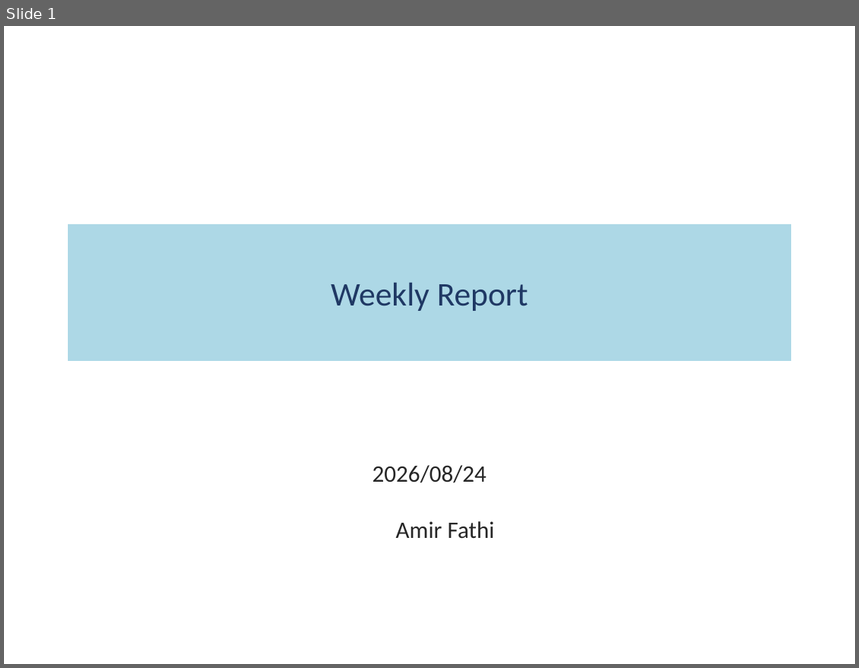
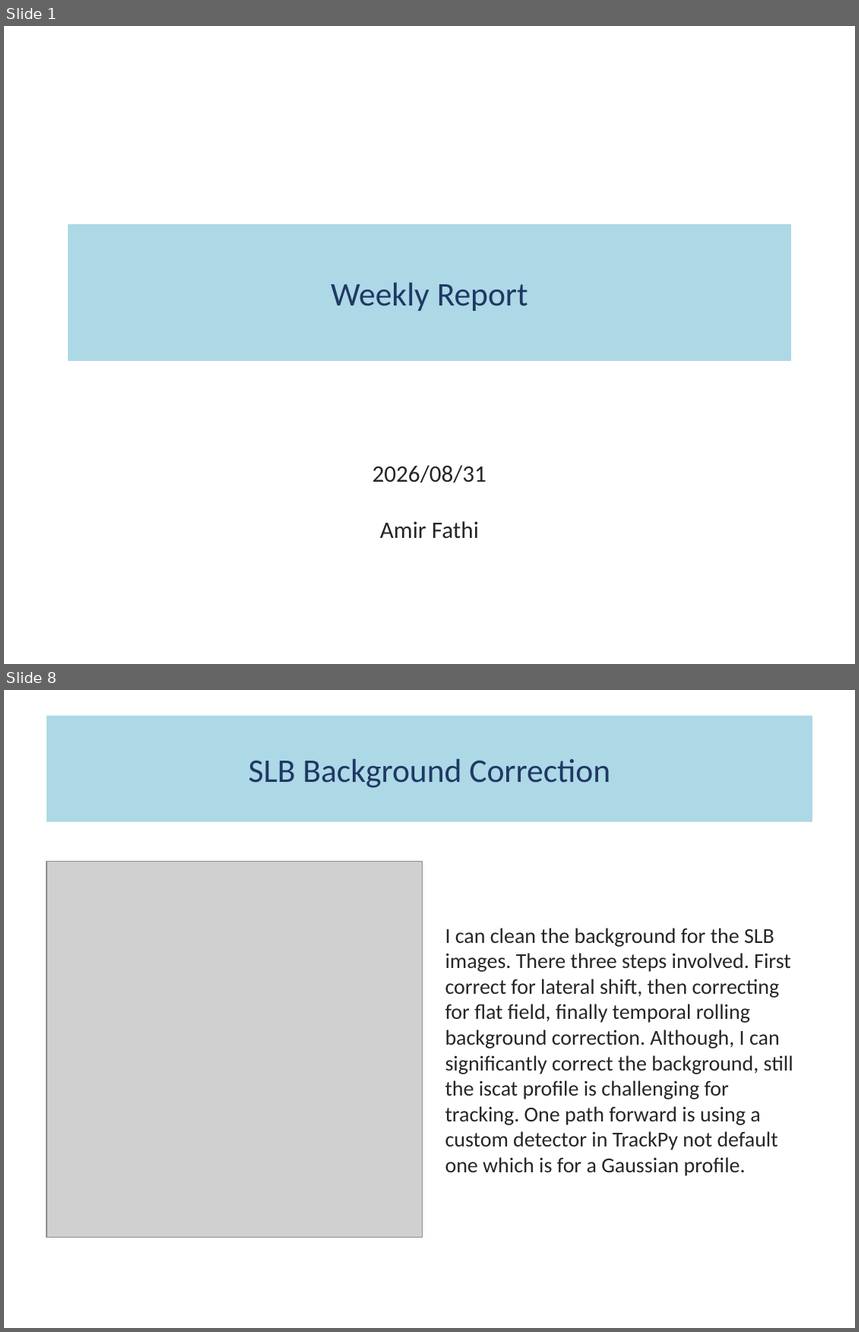
Before and after one commit to fathi0amir/ppt-with-quarto, a slide deck: main.pptx. Shown one above the other, each under a label of ours: slide 1 before the commit, slides 1 and 8 after it; the slides between them are not shown. The pictures are 859x668 and 859x1332 pixels, drawn with LibreOffice and Linux fonts; fonts in the diff are those of the drawing; grey boxes stand for pictures. Boxes give left, top, right and bottom in pixels: in the first picture for what was removed or moved away, otherwise in the second. Text is boxed around its words. In the diff, an @@ line names an element or a change of style, - is before the commit and + after.

```diff
--- a/main.pptx
+++ b/main.pptx
@@ slide 8 added at box(4, 690, 855, 1328), background #FFFFFF @@
@@ title added at box(47, 716, 813, 822), fill #ADD8E6, 28 pt, text #1F3864 @@
+SLB Background Correction
@@ picture added at box(47, 861, 423, 1237) @@
@@ text added at box(446, 928, 794, 1176), 18 pt, text #262626 @@
+I can clean the background for the SLB images. There three steps involved. First correct for lateral shift, then correcting for flat field, finally temporal rolling background correction. Although, I can significantly correct the background, still the iscat profile is challenging for tracking. One path forward is using a custom detector in TrackPy not default one which is for a Gaussian profile.
@@ slide 1 changed as well @@
@@ subtitle at box(373, 465, 487, 539): text changed @@
-2026/08/24
-Amir Fathi
+2026/08/31
+Amir Fathi
```
Also in this commit, not shown: 3 other slides changed, 4 other slides added, 4 slides removed, 5 other files.
